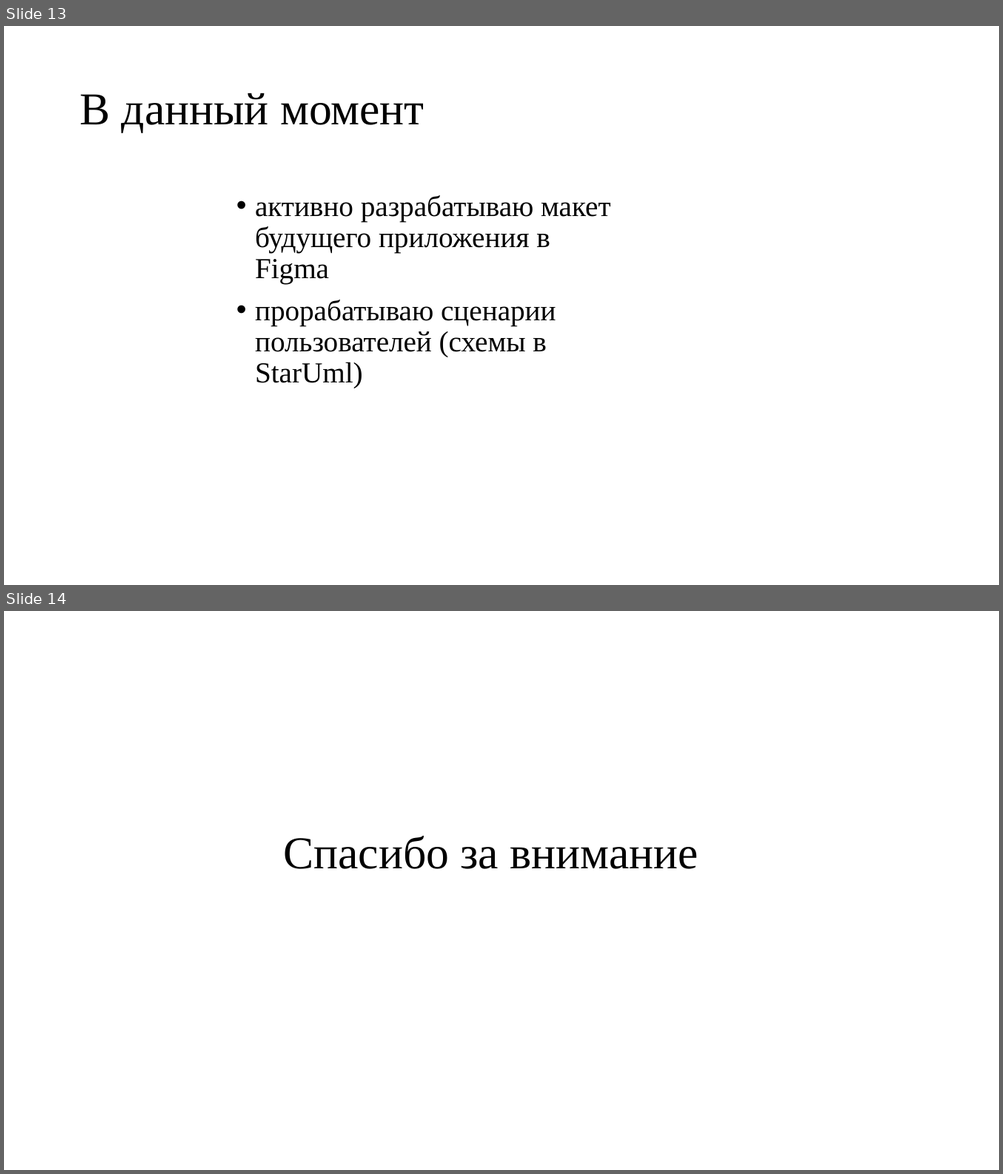
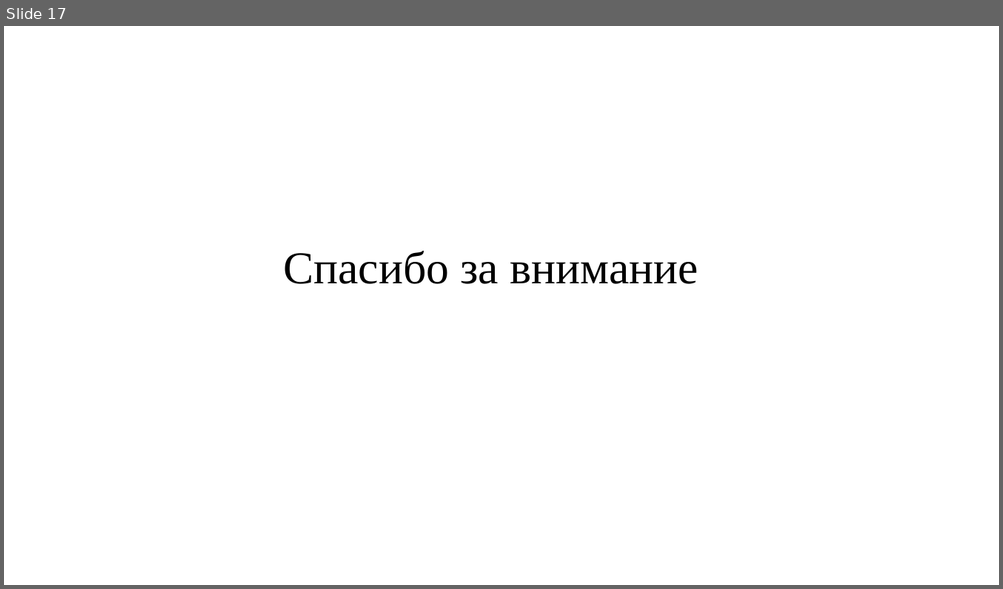
Before and after one commit to Pavel-Parkhomenko/Student-Hostel-Service, a slide deck: docs/прочее/Конференция.pptx. Shown one above the other, each under a label of ours: slides 13 and 14 before the commit, slide 17 after it. The pictures are 1003x1174 and 1003x589 pixels, drawn with LibreOffice and Linux fonts; fonts in the diff are those of the drawing. Boxes give left, top, right and bottom in pixels: in the first picture for what was removed or moved away, otherwise in the second. Text is boxed around its words. In the diff, an @@ line names an element or a change of style, - is before the commit and + after.

```diff
--- a/docs/прочее/Конференция.pptx
+++ b/docs/прочее/Конференция.pptx
@@ slide 13 removed at box(4, 26, 999, 585), background #FFFFFF @@
@@ title removed at box(79, 93, 424, 133) @@
-В данный момент
@@ text removed at box(255, 195, 610, 389) @@
-• активно разрабатываю макет будущего приложения в Figma
-• прорабатываю сценарии пользователей (схемы в StarUml)
@@ what was slide 14 is now slide 17 @@
```
Also in this commit, not shown: 1 slide changed, 7 slides added, 3 other slides removed, 57 other files.
